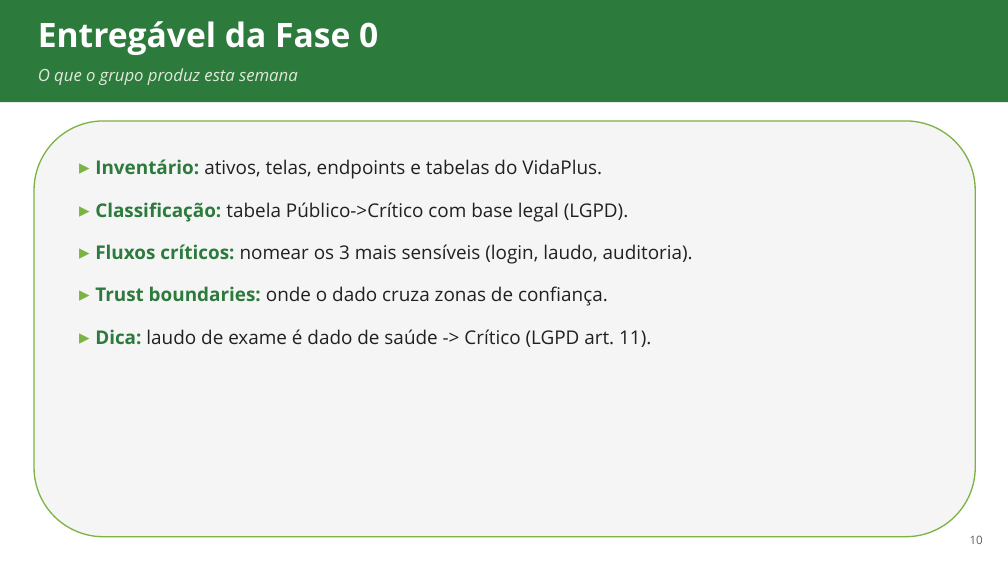
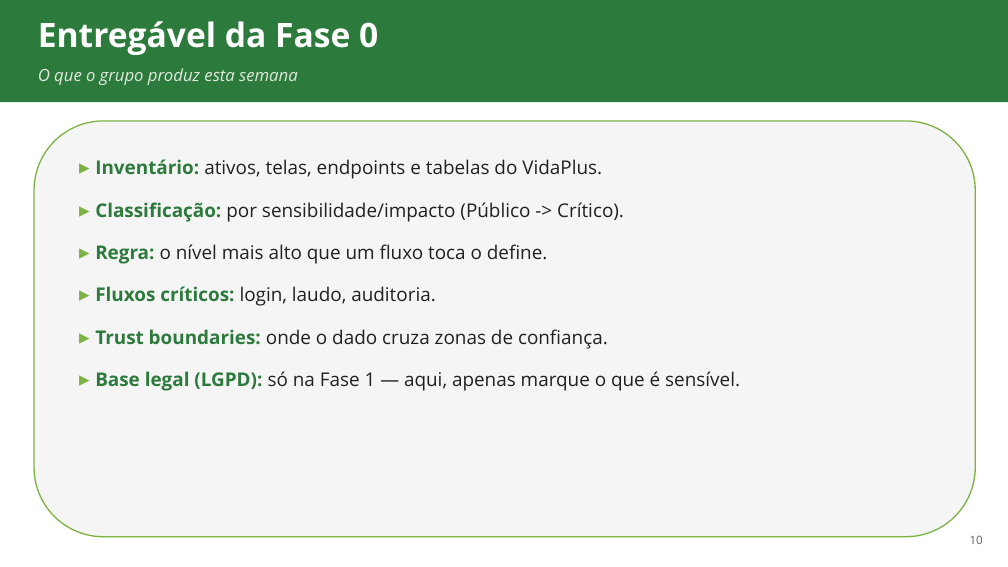
Before and after one commit to ads-sapucaia-ssc/SSC, a slide deck: slide 10 of aulas/aula-01-contexto-e-dados.pptx. Drawn at 1008x567 pixels with LibreOffice and Linux fonts; fonts in the diff are those of the drawing. Boxes give left, top, right and bottom in pixels: in the first picture for what was removed or moved away, otherwise in the second. Text is boxed around its words. In the diff, an @@ line names an element or a change of style, - is before the commit and + after.

Commit message:
Corrige sequenciamento: Fase 0 classifica por sensibilidade/impacto (sem LGPD); base legal atribuida na Fase 1 (apos a aula de LGPD). Atualiza aula 01, docs/01 e dossie

```diff
--- a/aulas/aula-01-contexto-e-dados.pptx
+++ b/aulas/aula-01-contexto-e-dados.pptx
@@ text at (95,202,624,306): text changed @@
-▸ Classificação: tabela Público->Crítico com base legal (LGPD).
-▸ Fluxos críticos: nomear os 3 mais sensíveis (login, laudo, auditoria).
+▸ Classificação: por sensibilidade/impacto (Público -> Crítico).
+▸ Regra: o nível mais alto que um fluxo toca o define.
+▸ Fluxos críticos: login, laudo, auditoria.
@@ text at (95,371,740,391): text changed @@
-▸ Dica: laudo de exame é dado de saúde -> Crítico (LGPD art. 11).
+▸ Base legal (LGPD): só na Fase 1 — aqui, apenas marque o que é sensível.
```
Also in this commit, not shown: 11 other files.
